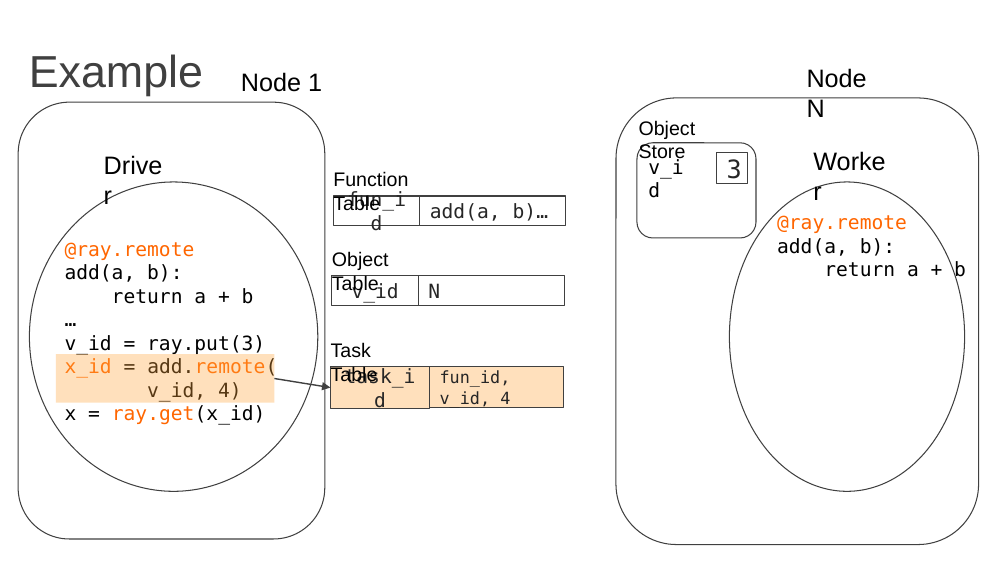
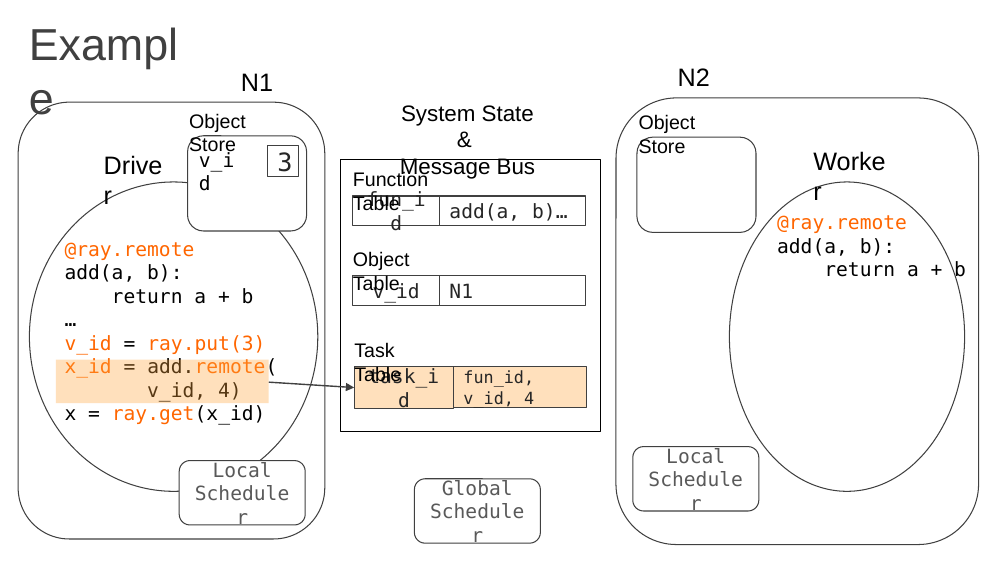
Before and after one commit to amplab/cs262a-fall2016, a slide deck: slide 54 of notes/04-e2e-projects.pptx. Drawn at 1008x567 pixels with LibreOffice and Linux fonts; fonts in the diff are those of the drawing. Boxes give left, top, right and bottom in pixels: in the first picture for what was removed or moved away, otherwise in the second. Text is boxed around its words. In the diff, an @@ line names an element or a change of style, - is before the commit and + after.

```diff
--- a/notes/04-e2e-projects.pptx
+++ b/notes/04-e2e-projects.pptx
@@ title "Example" rewrapped from (x1=29, y1=54, x2=203, y2=96) to (x1=19, y1=23, x2=214, y2=118) @@
@@ text removed at (x1=241, y1=72, x2=322, y2=92) @@
-Node 1
@@ text added at (x1=241, y1=73, x2=273, y2=91), 18 pt, text #000000 @@
+N1
@@ text added at (x1=678, y1=68, x2=710, y2=86), 18 pt, text #000000 @@
+N2
@@ text removed at (x1=807, y1=68, x2=867, y2=117) @@
-Node N
@@ text added at (x1=189, y1=113, x2=246, y2=155), 14 pt, text #000000 @@
+Object Store
@@ text added at (x1=400, y1=105, x2=535, y2=180), 16 pt, text #000000 @@
+System State &
+Message Bus
@@ text "Object Store" moved from (x1=639, y1=120, x2=696, y2=162) to (x1=639, y1=114, x2=696, y2=154) @@
@@ text "v_id" rewrapped from (x1=352, y1=282, x2=399, y2=303) to (x1=147, y1=382, x2=206, y2=402) @@
@@ rounded rectangle added at (x1=187, y1=136, x2=306, y2=231), fill #FFFFFF, outline #404040 0.75 pt @@
@@ rectangle "3" moved from (x1=717, y1=152, x2=748, y2=183) to (x1=267, y1=145, x2=298, y2=176) @@
@@ rectangle "3" at (x1=267, y1=145, x2=298, y2=176): fill none to #FFFFFF at 34% opacity @@
@@ rounded rectangle moved from (x1=637, y1=143, x2=756, y2=238) to (x1=637, y1=137, x2=756, y2=232) @@
@@ rectangle added at (x1=341, y1=159, x2=601, y2=430), outline #000000 0.75 pt @@
@@ 3 rectangles, 2 texts moved together from (x1=332, y1=171, x2=566, y2=305) to (x1=353, y1=171, x2=586, y2=305) @@
@@ fill #FFFFFF to #FFFFFF at 34% opacity in 3 elements at (x1=353, y1=196, x2=439, y2=225), (x1=439, y1=196, x2=586, y2=225), (x1=353, y1=276, x2=439, y2=305) @@
@@ rectangle removed at (x1=418, y1=276, x2=564, y2=305) @@
-N
@@ rectangle added at (x1=439, y1=276, x2=586, y2=305), fill #FFFFFF at 34% opacity, outline #404040 0.75 pt, 14 pt, text #262626 @@
+N1
@@ text at (x1=65, y1=335, x2=265, y2=355): text colour #000000 to #FF6600 in "v_id ray.put(3)" @@
@@ rectangle resized from (x1=56, y1=354, x2=275, y2=402) to (x1=56, y1=360, x2=269, y2=403) @@
@@ 2 rectangles, 1 text moved together from (x1=331, y1=342, x2=562, y2=408) to (x1=354, y1=342, x2=587, y2=408) @@
@@ arrow moved from (274, 379) - (331, 387) to (269, 382) - (354, 387) @@
@@ rounded rectangle added at (x1=633, y1=447, x2=759, y2=511), fill #FFFFFF at 34% opacity, outline #404040 0.75 pt, 14 pt, text #595959 @@
+Local
+Scheduler
@@ rounded rectangle added at (x1=179, y1=461, x2=305, y2=525), fill #FFFFFF, outline #404040 0.75 pt, 14 pt, text #595959 @@
+Local
+Scheduler
@@ rounded rectangle added at (x1=414, y1=479, x2=540, y2=543), fill #FFFFFF at 34% opacity, outline #404040 0.75 pt, 14 pt, text #595959 @@
+Global
+Scheduler
```
Also in this commit, not shown: 10 other slides changed, 3 slides added.
